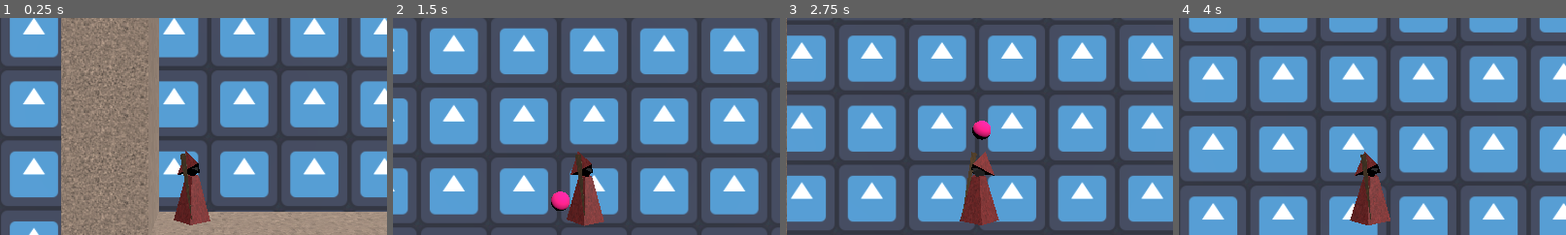
Above: before the commit, frames 1-4 (left to right).
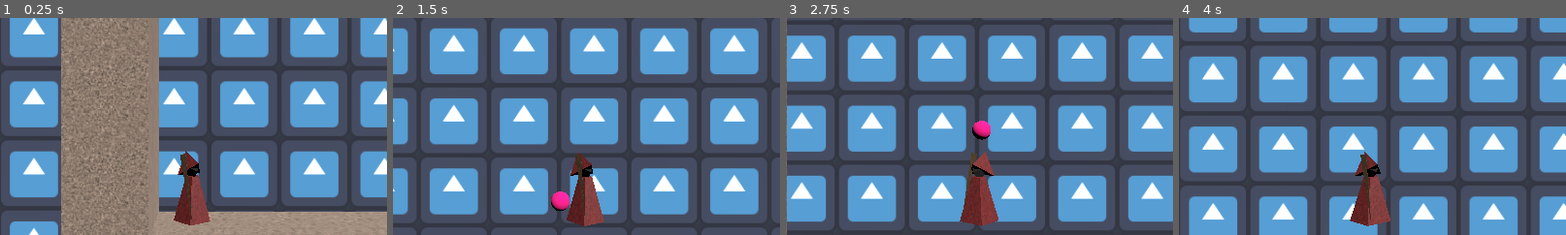
Above: after the commit, the same moments.

Repository: andriybyelikov/ludumdare55
Game: Godot game, scene res://prototype1.tscn
Two runs of this game, one before a commit and one after it. Both use one fixed random seed, a clock stepped at 60 frames per second and the inputs below. The engine's default icon, where the game draws it, is replaced by a stand-in: a white triangle on a blue panel in a dark square.
Inputs (mouse positions are % of the whole screen's width and height, from its top left):
- Up to frame 1 (0.25 s): no input
- Up to frame 2 (1.5 s): click (72, 86) at 0.52 s; tap Enter at 1.25 s; move the mouse to (72, 45) at 1.27 s; hold D (move_right) from 1.28 s (still down); click (72, 45) at 1.35 s
- Up to frame 3 (2.75 s): tap Space (jump) at 1.52, 2.27 s; move the mouse to (30, 55) at 2.02 s; release D (move_right) at 2.03 s; hold A (move_left) from 2.03 s (still down); click (30, 55) at 2.1 s
- Up to frame 4 (4 s): move the mouse to (60, 28) at 2.77 s; release A (move_left) at 2.78 s; hold D (move_right) from 2.78 s (still down); click (60, 28) at 2.85 s; move the mouse to (45, 70) at 3.52 s; click (45, 70) at 3.6 s; tap Space (jump) at 3.77 s
The pictures show only the part of the screen within x 25-75%, y 26-76%; the shares and areas given below are measured in that part.

The runs differ from the first frame. In frame 1, less than 0.1% of the frame differs, in the area x 45-55%, y 62-96%; in frame 2, less than 0.1%; in frame 3, less than 0.1%; in frame 4, less than 0.1%, in the area x 44-55%, y 62-96%.

Commit message:
Fix wind dragon implementation

Diff:
--- a/models/wind_dragon.tscn
+++ b/models/wind_dragon.tscn
@@ -10,18 +10,17 @@
 [sub_resource type="BoxShape3D" id="BoxShape3D_08kga"]
 
 [sub_resource type="CylinderShape3D" id="CylinderShape3D_n1yik"]
-height = 2.7016
-radius = 0.777
 
 [node name="Node3D" type="RigidBody3D"]
 script = ExtResource("1_dmi28")
 
 [node name="MeshInstance3D" type="MeshInstance3D" parent="."]
+transform = Transform3D(1, 0, 0, 0, 1, 0, 0, 0, 1, 0, 0.5, 0)
 mesh = SubResource("PrismMesh_0tpx3")
 surface_material_override/0 = SubResource("StandardMaterial3D_3bpso")
 
 [node name="CollisionShape3D" type="CollisionShape3D" parent="."]
-transform = Transform3D(1, 0, 0, 0, 1, 0, 0, 0, 1, 0.0184937, 0, 0)
+transform = Transform3D(1, 0, 0, 0, 1, 0, 0, 0, 1, 0, 0.5, 0)
 shape = SubResource("BoxShape3D_08kga")
 
 [node name="Aoe" type="Area3D" parent="."]
@@ -30,5 +29,4 @@
 collision_mask = 4
 
 [node name="CollisionShape3D" type="CollisionShape3D" parent="Aoe"]
-transform = Transform3D(0.95, 0, 0, 0, 0.95, 0, 0, 0, 0.95, 0, 0.845497, 0)
 shape = SubResource("CylinderShape3D_n1yik")
--- a/scripts/wind_dragon.gd
+++ b/scripts/wind_dragon.gd
@@ -1,24 +1,27 @@
 extends Node3D
 
-@export var force_strength: float = 3000.0
+@export var force_strength: float = 300.0
 # @export var impulse_frequency: float = 0.3
-@export var max_distance: float = 3.0
+@export var max_distance: float = 10.0
 
 var aoe: Area3D
-# var down_time: float = 0.0
+
 func _ready():
     aoe = get_node("Aoe")
+    var cylinder_shape: CylinderShape3D = $Aoe/CollisionShape3D.shape
+    cylinder_shape.height = max_distance
+    $Aoe/CollisionShape3D.position.y = max_distance / 2
 
 func _physics_process(delta):
-    # if down_time > 0:
-    #     down_time -= delta
-    #     return
 
     for body in aoe.get_overlapping_bodies():
         if body is Summoner:
-            var distance: float = body.position.distance_to(self.position)
-            var attenuation: float = clamp(distance/max_distance, 0.0, 1.0)
-            # down_time = impulse_frequency
-            var force_direction: Vector3  = Vector3.UP.rotated(Vector3.FORWARD, self.rotation.z)
-            print(attenuation)
-            body.force_accumulator += force_direction*force_strength
+            var force_direction: Vector3  = Vector3.UP.rotated(Vector3.FORWARD, self.rotation.z).normalized()
+
+            # TODO this logic is only for close to UP levitating: example: if dot_product(UP, force_direction) > 0.9
+            if body.position.y - position.y > max_distance:
+                body.position.y = position.y + max_distance
+                var animation_player: AnimationPlayer = body.get_node("AnimationPlayer")
+                animation_player.set_current_animation("levitate")
+            else:
+                body.force_accumulator += force_direction*force_strength
--- a/summoner.gd
+++ b/summoner.gd
@@ -13,6 +13,7 @@
 func _ready():
     fixed_z = self.position.z
 
+
 func _physics_process(delta):
     self.position.z = fixed_z
     var l: int = Input.is_action_pressed("move_left")
@@ -22,10 +23,11 @@
     target_velocity.z = direction.z * speed
 
     # animate
-    if direction.x == 0 and direction.y == 0:
-        $AnimationPlayer.set_current_animation("idle")
-    else:
-        $AnimationPlayer.set_current_animation("walk")
+    if is_on_floor():
+        if direction.x == 0 and direction.y == 0:
+            $AnimationPlayer.set_current_animation("idle")
+        else:
+            $AnimationPlayer.set_current_animation("walk")
 
     # facing
     if direction.x < 0:
@@ -42,7 +44,9 @@
         print("jumping")
         target_velocity.y = jump_impulse
 
-    var impulse: Vector3 = force_accumulator/mass*delta
-    velocity = target_velocity+impulse
+    var impulse: Vector3 = (force_accumulator / mass) * delta
+    target_velocity += impulse
+    velocity = target_velocity
+
     move_and_slide()
     force_accumulator = Vector3.ZERO
--- a/summoner.tscn
+++ b/summoner.tscn
@@ -27,6 +27,18 @@
 tracks/1/interp = 1
 tracks/1/loop_wrap = true
 tracks/1/keys = {
+"times": PackedFloat32Array(0),
+"transitions": PackedFloat32Array(1),
+"update": 0,
+"values": [Vector3(0, 0, 0)]
+}
+tracks/2/type = "value"
+tracks/2/imported = false
+tracks/2/enabled = true
+tracks/2/path = NodePath("Pivot:position")
+tracks/2/interp = 1
+tracks/2/loop_wrap = true
+tracks/2/keys = {
 "times": PackedFloat32Array(0),
 "transitions": PackedFloat32Array(1),
 "update": 0,
@@ -79,10 +91,28 @@
 "values": [Vector3(0.0872665, 0, 0), Vector3(-0.0872665, 0, 0), Vector3(0.0872665, 0, 0), Vector3(-0.0872665, 0, 0)]
 }
 
+[sub_resource type="Animation" id="Animation_tu6bp"]
+resource_name = "levitate"
+length = 1.6
+loop_mode = 1
+tracks/0/type = "value"
+tracks/0/imported = false
+tracks/0/enabled = true
+tracks/0/path = NodePath("Pivot:position")
+tracks/0/interp = 1
+tracks/0/loop_wrap = true
+tracks/0/keys = {
+"times": PackedFloat32Array(0, 0.4, 0.8, 1.2),
+"transitions": PackedFloat32Array(1, 1, 1, 1),
+"update": 0,
+"values": [Vector3(0, 0, 0), Vector3(0, -0.25, 0), Vector3(0, 0, 0), Vector3(0, 0.25, 0)]
+}
+
 [sub_resource type="AnimationLibrary" id="AnimationLibrary_h8e7x"]
 _data = {
 "RESET": SubResource("Animation_enclt"),
 "idle": SubResource("Animation_5k47m"),
+"levitate": SubResource("Animation_tu6bp"),
 "walk": SubResource("Animation_dfodm")
 }
 
@@ -109,4 +139,4 @@
 libraries = {
 "": SubResource("AnimationLibrary_h8e7x")
 }
-autoplay = "idle"
+autoplay = "levitate"
Not shown: 2 places in mesh_library.tres that only renumber resources
Not shown: 1 places in summoner.tscn that only renumber resources
